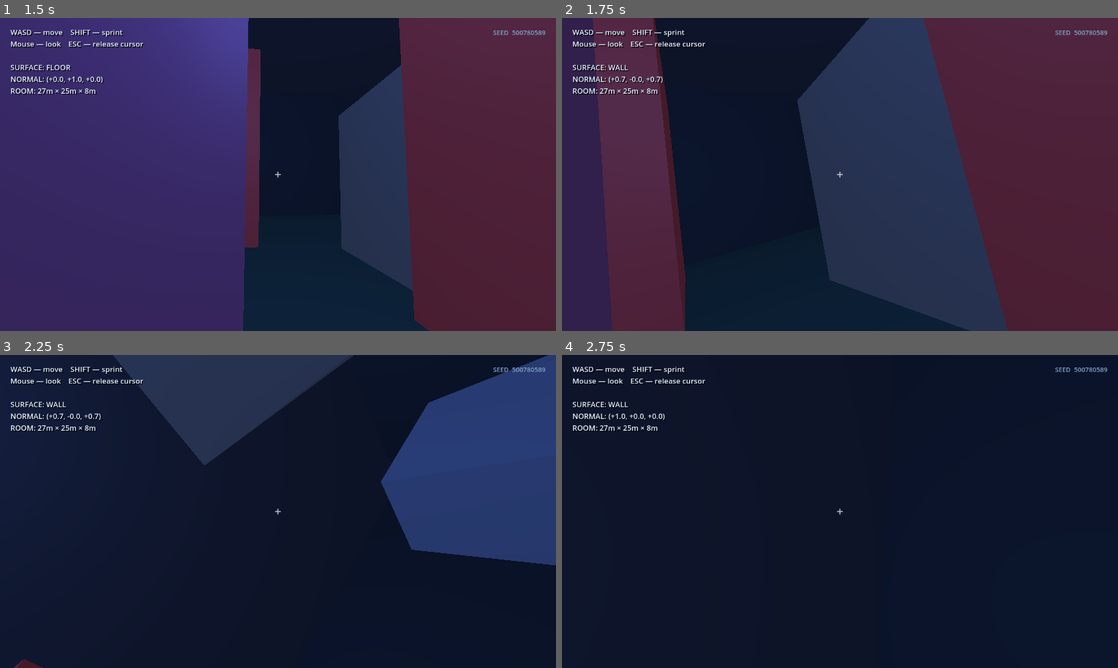
Above: before the commit, frames 1-4 (two rows, left to right).
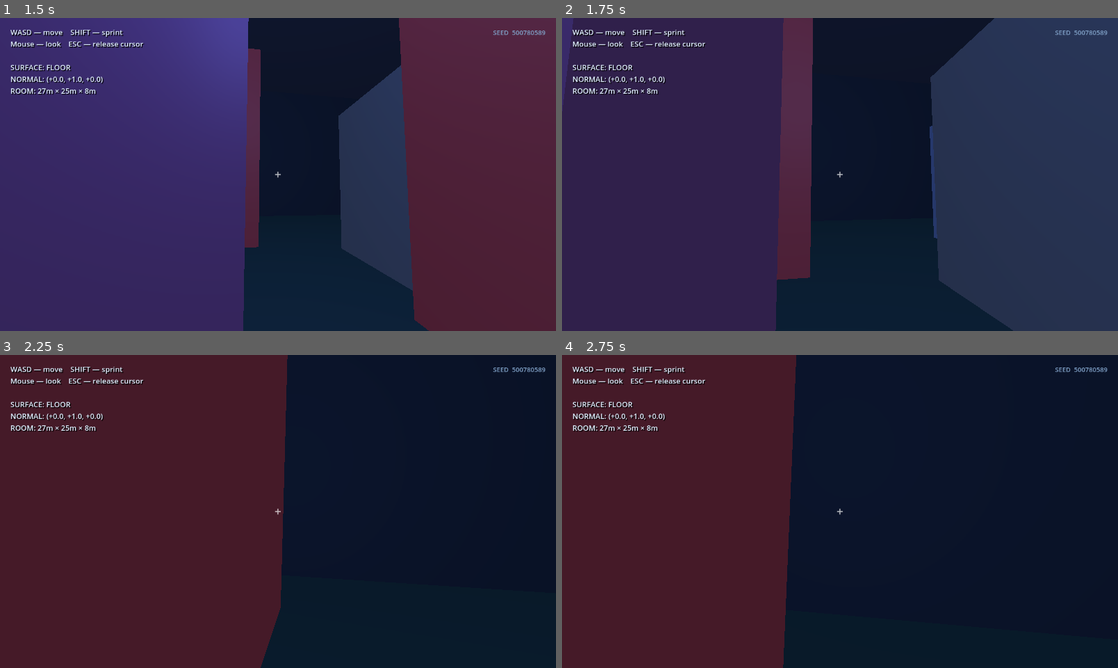
Above: after the commit, the same moments.

Repository: VovaShkrobtak/GD-TEST
Game: Godot game, scene res://scenes/main_menu.tscn
Same seed, same stepped clock (60 frames per second), same inputs: the game is played once before the commit and once after it.
Inputs (mouse positions are in pixels of both pictures, inside the frame that each line leads up to):
- Up to frame 1 (1.5 s): click "START • RANDOM ROOM" at 0.5 s; tap Enter at 1.25 s; move the mouse to (305, 174) at 1.27 s; hold W from 1.28 s (still down); hold Shift from 1.28 s (still down)
- Up to frame 2 (1.75 s): keep holding W; keep holding Shift
- Up to frame 3 (2.25 s): keep holding W; move the mouse to (250, 511) at 2.02 s; release Shift at 2.03 s; tap Shift at 2.1 s
- Up to frame 4 (2.75 s): keep holding W

Frame 1 is identical in both runs. In frame 2, 82% of the frame differs, in the area x 0-100%, y 0-100%; in frame 3, 66%; in frame 4, 40%.

Commit message:
Require real capsule support before changing gravity surface

Diff:
--- a/scripts/player.gd
+++ b/scripts/player.gd
@@ -27,6 +27,8 @@
 @export var surface_contact_snap: float = 0.28
 @export var camera_collision_padding: float = 0.06
 @export var camera_collision_radius: float = 0.10
+@export var surface_support_min_distance: float = 0.55
+@export var surface_support_max_distance: float = 1.20
 
 @export_category("Look")
 @export var mouse_sensitivity: float = 0.0023
@@ -44,6 +46,7 @@
 @onready var view_pivot: Node3D = $ViewPivot
 @onready var camera: Camera3D = $ViewPivot/Camera3D
 
+const BODY_CENTER_OFFSET := 0.9
 const CAMERA_HEAD_HEIGHT := 1.5
 const CAMERA_REST_POSITION := Vector3(0.0, 0.0, 0.0)
 
@@ -212,14 +215,14 @@
     var collision_normal := _find_transition_normal(velocity_before_collision)
 
     if collision_normal.length_squared() > 0.0001:
-        _set_target_surface(collision_normal)
-
-        # The new surface is now the physical floor. Re-evaluate attachment
-        # using the new up direction so an upper face of a generated block
-        # immediately catches the player instead of letting gravity pull them
-        # back toward the previous wall.
-        up_direction = surface_up
-        apply_floor_snap()
+        if _can_support_on_surface(collision_normal):
+            _set_target_surface(collision_normal)
+
+            # Only snap once the new plane is actually on the support side
+            # of the capsule. A collision with the top/front edge alone is
+            # NOT enough to change gravity.
+            up_direction = surface_up
+            apply_floor_snap()
 
     # Move the body's orientation toward the new plane.
     _update_surface_orientation(delta)
@@ -297,7 +300,6 @@
 
     var best_normal := Vector3.ZERO
     var best_score := -1000000.0
-
     var approach := approach_velocity.normalized()
 
     for index in range(get_slide_collision_count()):
@@ -309,20 +311,17 @@
         if same_surface >= surface_change_dot:
             continue
 
-        # A genuine transition surface should be in front of our motion.
-        # This rejects side contacts that otherwise compete with the actual
-        # wall/ceiling we're walking into.
+        # Most important rule: a candidate must be capable of supporting the
+        # capsule from its -normal side. This rejects the top of a block while
+        # the player is still below the block's top edge.
+        if not _can_support_on_surface(normal):
+            continue
+
         var impact := 0.0
         if approach_velocity.length_squared() > 0.04:
             impact = maxf(0.0, -approach.dot(normal))
 
-        # At a 90-degree corner the two normals can be equally valid.
-        # The first selected normal gets locked for a short time, preventing
-        # frame-to-frame oscillation between the two surfaces.
         var difference := 1.0 - same_surface
-
-        # Strongly prefer an actual head-on transition; retain difference as
-        # a tie-breaker when approaching a corner diagonally.
         var score := impact * 4.0 + difference
 
         if approach_velocity.length_squared() <= 0.04:
@@ -333,6 +332,41 @@
             best_normal = normal
 
     return best_normal
+
+
+func _can_support_on_surface(candidate_normal: Vector3) -> bool:
+    var center := global_transform * Vector3(0.0, BODY_CENTER_OFFSET, 0.0)
+
+    # Cast from the center toward the side that would become the player's
+    # "feet". The surface must be roughly one capsule half-height away.
+    var from := center + candidate_normal * 0.02
+    var to := from - candidate_normal * surface_support_max_distance
+
+    var query := PhysicsRayQueryParameters3D.create(from, to)
+    query.collision_mask = 1
+    query.collide_with_bodies = true
+    query.collide_with_areas = false
+    query.exclude = [self]
+
+    var hit := get_world_3d().direct_space_state.intersect_ray(query)
+
+    if hit.is_empty():
+        return false
+
+    var hit_normal: Vector3 = hit.normal.normalized()
+
+    # Make sure the hit is actually the candidate plane, not another nearby
+    # plane that happens to lie in the same ray.
+    if hit_normal.dot(candidate_normal) < 0.92:
+        return false
+
+    var hit_position: Vector3 = hit.position
+    var distance := center.distance_to(hit_position)
+
+    return (
+        distance >= surface_support_min_distance
+        and distance <= surface_support_max_distance
+    )
 
 
 func _set_target_surface(new_normal: Vector3) -> void:
